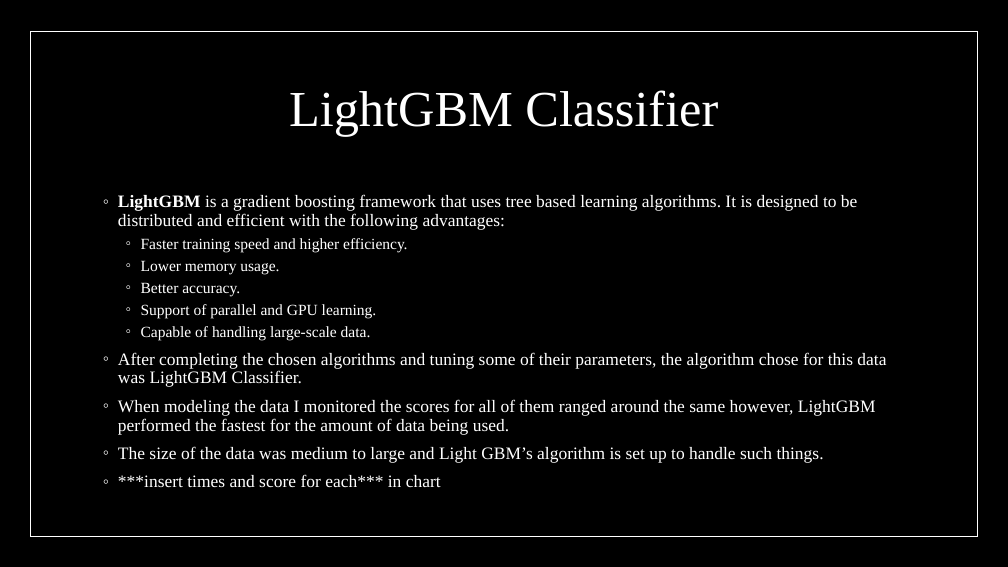
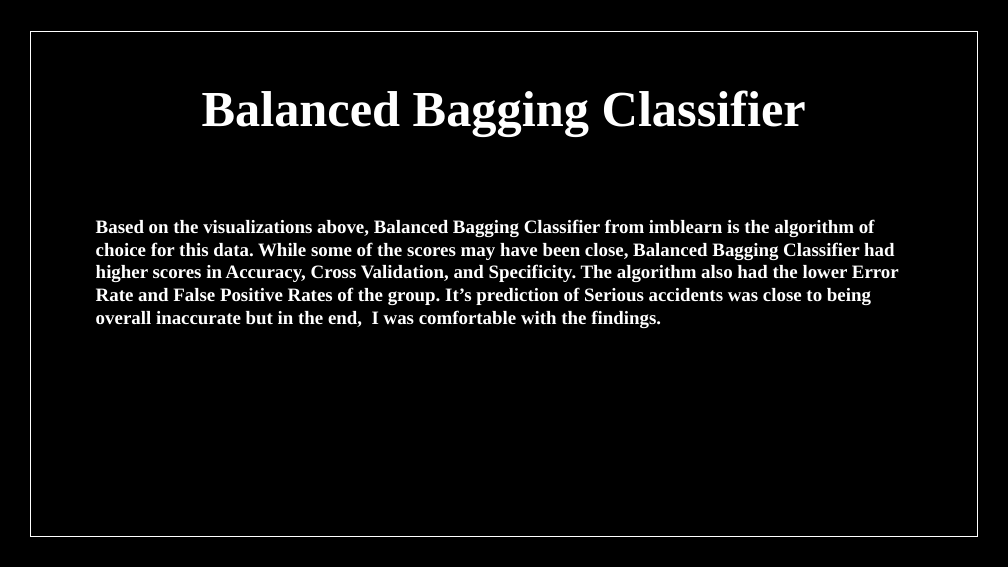
Before and after one commit to GenTaylor/Traffic-Accident-Analysis, a slide deck: slide 43 of Traffic_Analysis_and_Severity_Prediction.pptx (slide 38 before the commit). Drawn at 1008x567 pixels with LibreOffice and Linux fonts; fonts in the diff are those of the drawing. Boxes give left, top, right and bottom in pixels: in the first picture for what was removed or moved away, otherwise in the second. Text is boxed around its words. In the diff, an @@ line names an element or a change of style, - is before the commit and + after.

```diff
--- a/Traffic_Analysis_and_Severity_Prediction.pptx
+++ b/Traffic_Analysis_and_Severity_Prediction.pptx
@@ title at [202,90,806,136]: text changed; bold on @@
-LightGBM Classifier
+Balanced Bagging Classifier
@@ text at [96,219,899,328]: text changed; size 16.6 to 18 pt; bold on @@
-◦ LightGBM is a gradient boosting framework that uses tree based learning algorithms. It is designed to be distributed and efficient with the following advantages:
-  ◦ Faster training speed and higher efficiency.
-  ◦ Lower memory usage.
-  ◦ Better accuracy.
-  ◦ Support of parallel and GPU learning.
-  ◦ Capable of handling large-scale data.
-◦ After completing the chosen algorithms and tuning some of their parameters, the algorithm chose for this data was LightGBM Classifier.
-◦ When modeling the data I monitored the scores for all of them ranged around the same however, LightGBM performed the fastest for the amount of data being used.
-◦ The size of the data was medium to large and Light GBM’s algorithm is set up to handle such things.
-◦ ***insert times and score for each*** in chart
+Based on the visualizations above, Balanced Bagging Classifier from imblearn is the algorithm of choice for this data. While some of the scores may have been close, Balanced Bagging Classifier had higher scores in Accuracy, Cross Validation, and Specificity. The algorithm also had the lower Error Rate and False Positive Rates of the group. It’s prediction of Serious accidents was close to being overall inaccurate but in the end, I was comfortable with the findings.
```
Also in this commit, not shown: 3 other slides changed, 7 slides added, 2 slides removed, 3 other files.
